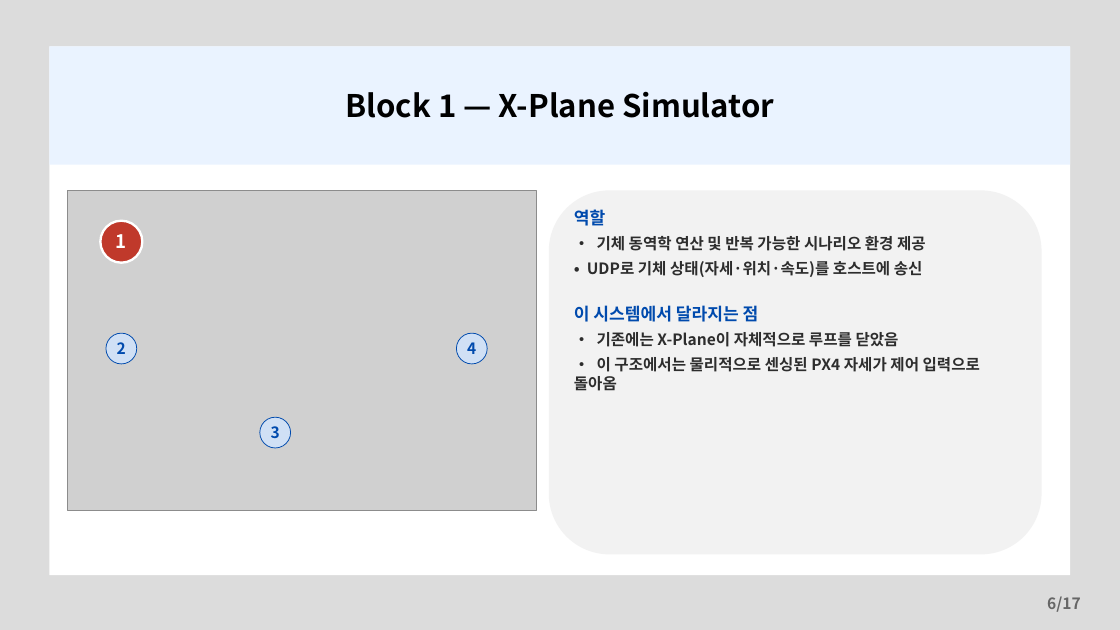
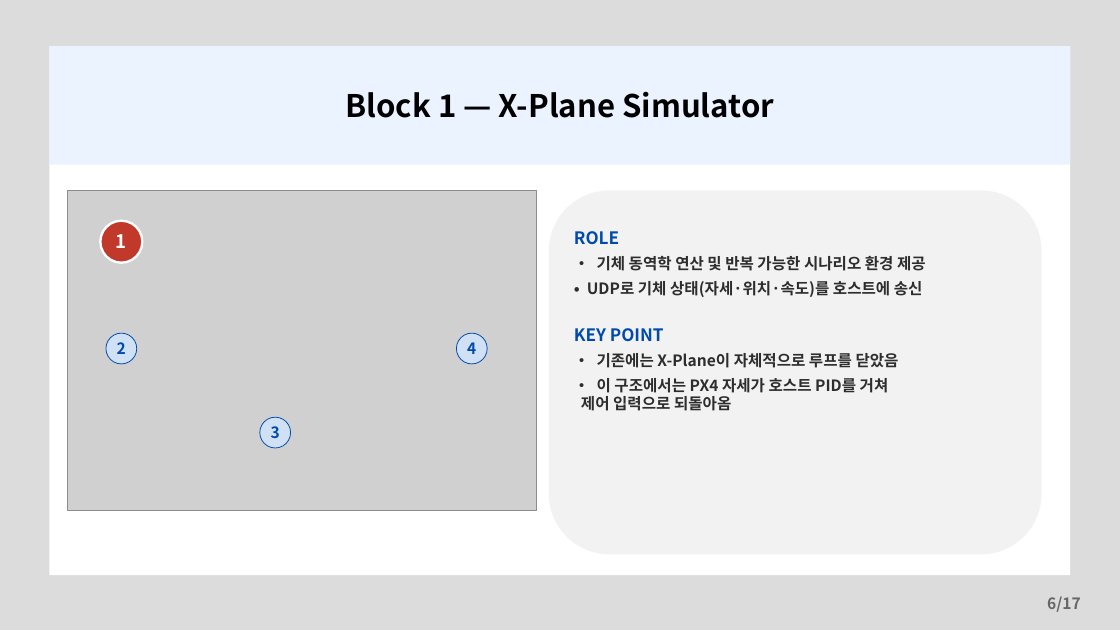
Before and after one commit to banana99ou/Stewart-Platform, a slide deck: slide 6 of presentation/KSAS_Spring2026_Presentation.pptx. Drawn at 1120x630 pixels with LibreOffice and Linux fonts; fonts in the diff are those of the drawing; grey boxes stand for pictures. Boxes give left, top, right and bottom in pixels: in the first picture for what was removed or moved away, otherwise in the second. Text is boxed around its words. In the diff, an @@ line names an element or a change of style, - is before the commit and + after.

Commit message:
Update presentation content: refine callout texts, enhance clarity, and adjust terminology
- Revised callout texts to better reflect experimental findings and system characteristics.
- Improved clarity in slide descriptions, emphasizing the role of the Stewart platform and the physical loop system.
- Adjusted terminology for consistency and readability throughout the presentation.
- Updated slide titles and bullet points for better alignment with the overall narrative.

```diff
--- a/presentation/KSAS_Spring2026_Presentation.pptx
+++ b/presentation/KSAS_Spring2026_Presentation.pptx
@@ text at <box>574,231,619,244</box>: text changed @@
-역할
+ROLE
@@ text at <box>574,328,664,341</box>: text changed @@
-이 시스템에서 달라지는 점
+KEY POINT
@@ text at <box>581,378,889,411</box>: text changed @@
-• 이 구조에서는 물리적으로 센싱된 PX4 자세가 제어 입력으로 돌아옴
+• 이 구조에서는 PX4 자세가 호스트 PID를 거쳐
+제어 입력으로 되돌아옴
```
Also in this commit, not shown: 11 other slides changed, 1 other file.
